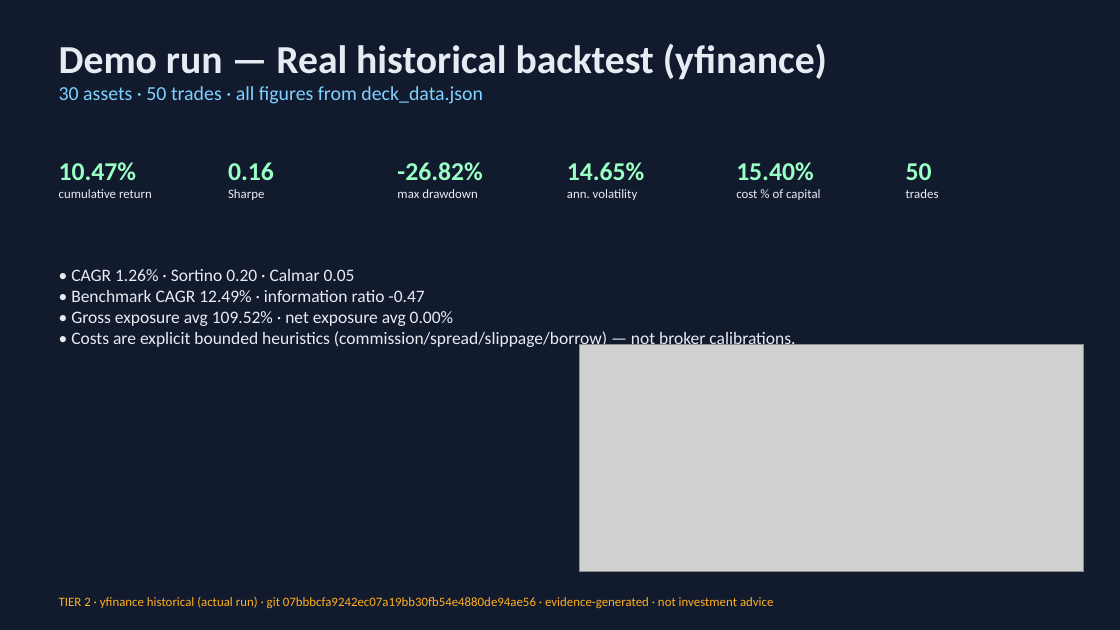
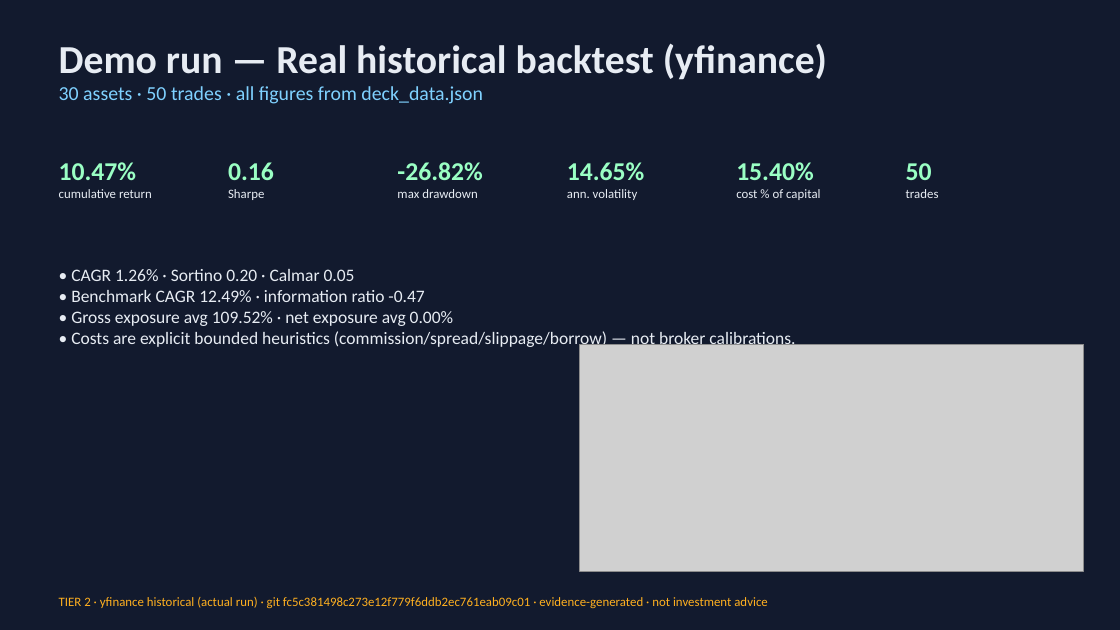
Before and after one commit to Scott-Switzer/market-fuzzer, a slide deck: slide 4 of app/static/pitch-deck/fenrix_deck.pptx. Drawn at 1120x630 pixels with LibreOffice and Linux fonts; fonts in the diff are those of the drawing; grey boxes stand for pictures. Boxes give left, top, right and bottom in pixels: in the first picture for what was removed or moved away, otherwise in the second. Text is boxed around its words. In the diff, an @@ line names an element or a change of style, - is before the commit and + after.

```diff
--- a/app/static/pitch-deck/fenrix_deck.pptx
+++ b/app/static/pitch-deck/fenrix_deck.pptx
@@ text at bbox=[59, 597, 767, 608]: text changed @@
-TIER 2 · yfinance historical (actual run) · git 07bbbcfa9242ec07a19bb30fb54e4880de94ae56 · evidence-generated · not investment advice
+TIER 2 · yfinance historical (actual run) · git fc5c381498c273e12f779f6ddb2ec761eab09c01 · evidence-generated · not investment advice
```
Also in this commit, not shown: 3 other slides changed, 3 other files.
